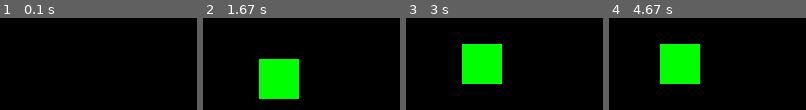
Above: before the commit, frames 1-4 (left to right).
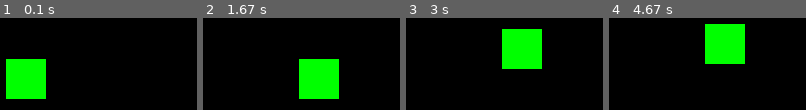
Above: after the commit, the same moments.

Repository: TimmmofeyD/GameLearn
Game: pygame game, started from game.py
Same seed, same stepped clock (60 frames per second), same inputs: the game is played once before the commit and once after it.
Inputs:
- Up to frame 1 (0.1 s): no input
- Up to frame 2 (1.67 s): tap Space at 0.33 s; hold Space 0.67-1.13 s; hold Right 0.67-1.13 s; hold Right 1.17-1.63 s
- Up to frame 3 (3 s): hold Up 1.67-1.97 s; hold Right 2-2.47 s; hold Left from 2.5 s (still down)
- Up to frame 4 (4.67 s): release Left at 3.03 s; hold Down 3.07-3.37 s; hold Left 3.4-3.8 s; hold Up 3.83-4.2 s; hold Right from 4.23 s (still down)

The runs differ from the first frame. In frame 1, 8.8% of the frame differs, in the area x 3-24%, y 44-89%; in frame 2, 18%, in the area x 28-70%, y 44-89%; in frame 3, 18%; in frame 4, 18%.

Commit message:
Lesson 3

Diff:
--- a/game.py
+++ b/game.py
@@ -9,28 +9,46 @@
 width = 40
 height = 40
 speed = 5
+isJump = False
+jumpCount = 10
 
 run = True
 while run:
-    pygame.time.delay(100)  # We need a delay so that the loop doesn't run too fast
+    pygame.time.delay(50)  # We need a delay so that the loop doesn't run too fast
 
     # See what events are happening
     for event in pygame.event.get():
         if event.type == pygame.QUIT:
             run = False
 
-    # Movement of the cube on surface
-    # In order to ger a pressed button we create an array of pressed buttons
-    # Then check it for buttons and move the cube accordingly
+    '''Movement of the cube on surface
+       In order to ger a pressed button we create an array of pressed buttons
+       Then check it for buttons and move the cube accordingly
+       Conditions AND we need for the borders of the screen so that player doesn't go beyond screen '''
     keys = pygame.key.get_pressed()
-    if keys[pygame.K_LEFT]:
+    if keys[pygame.K_LEFT] and x > 0:
         x -= speed
-    if keys[pygame.K_RIGHT]:
+    if keys[pygame.K_RIGHT] and x < 500 - width:
         x += speed
-    if keys[pygame.K_UP]:
-        y -= speed
-    if keys[pygame.K_DOWN]:
-        y += speed
+
+    if not isJump:  # During the jump the player can't move UP and DOWN this we need to block it
+        if keys[pygame.K_UP] and y > 0:
+            y -= speed
+        if keys[pygame.K_DOWN] and y < 500 - height:
+            y += speed
+        if keys[pygame.K_SPACE]:  # Just like with over buttons we also check the SPACE
+            isJump = True
+    else:
+        # Smooth movement of the jump up and down
+        if jumpCount >= -10:
+            if jumpCount < 0:
+                y += (jumpCount ** 2) / 2
+            else:
+                y -= (jumpCount ** 2) / 2
+            jumpCount -= 1
+        else:
+            isJump = False
+            jumpCount = 10
 
     win.fill((0, 0, 0))  # Fill the screen with black so that we do not draw but move it
     pygame.draw.rect(win, (0, 255, 0), (x, y, width, height))  # Creating player
